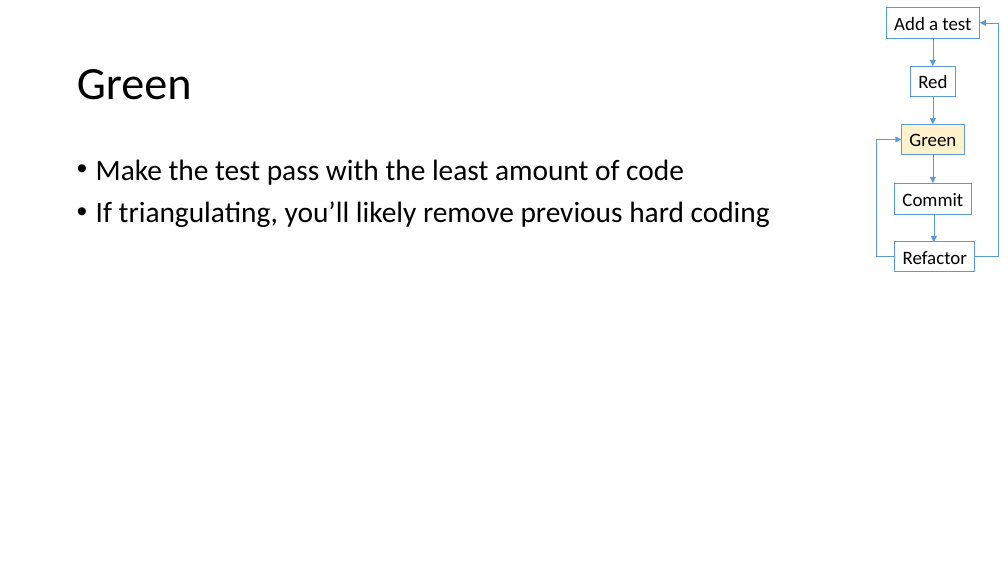
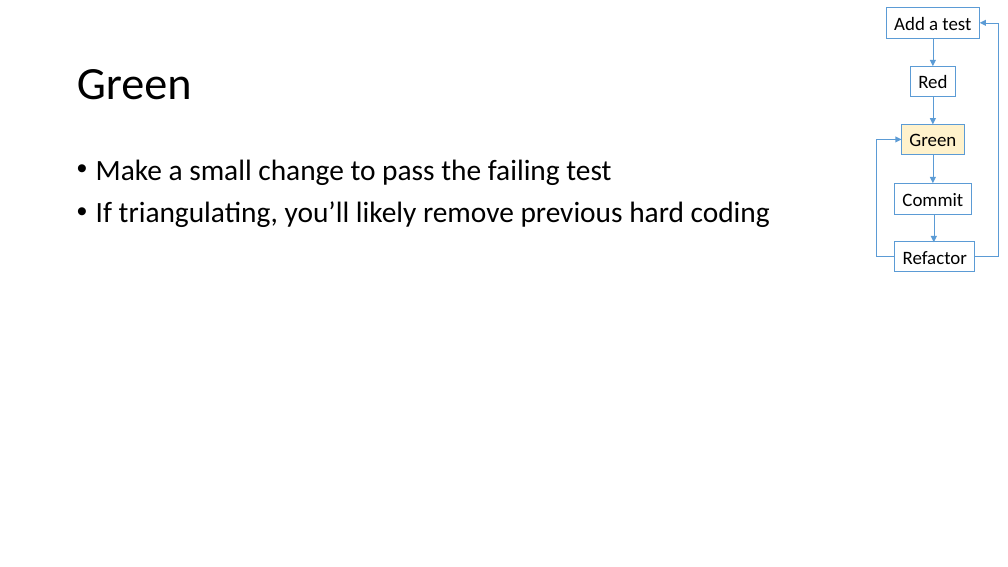
Before and after one commit to LlanddewiLovesYou/TDD_Darts, a slide deck: slide 19 of curriculum.pptx (slide 17 before the commit). Drawn at 1008x567 pixels with LibreOffice and Linux fonts; fonts in the diff are those of the drawing. Boxes give left, top, right and bottom in pixels: in the first picture for what was removed or moved away, otherwise in the second. Text is boxed around its words. In the diff, an @@ line names an element or a change of style, - is before the commit and + after.

```diff
--- a/curriculum.pptx
+++ b/curriculum.pptx
@@ text at [96, 159, 611, 185]: text changed @@
-• Make the test pass with the least amount of code
+• Make a small change to pass the failing test
```
Also in this commit, not shown: 10 other slides changed, 12 slides added.
